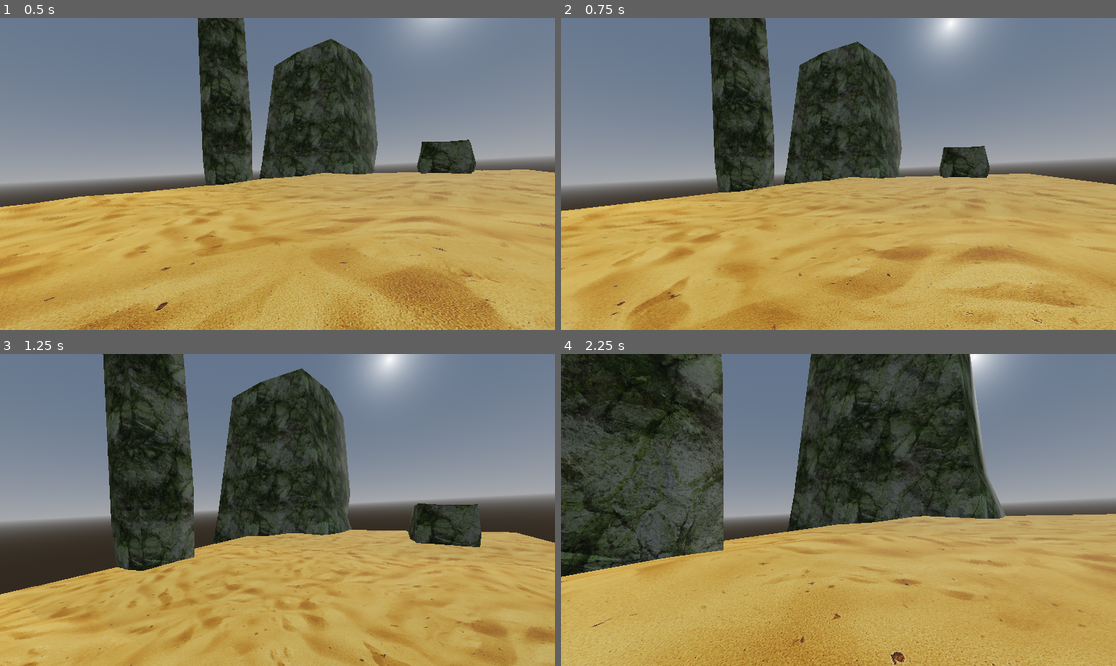
Above: before the commit, frames 1-4 (two rows, left to right).
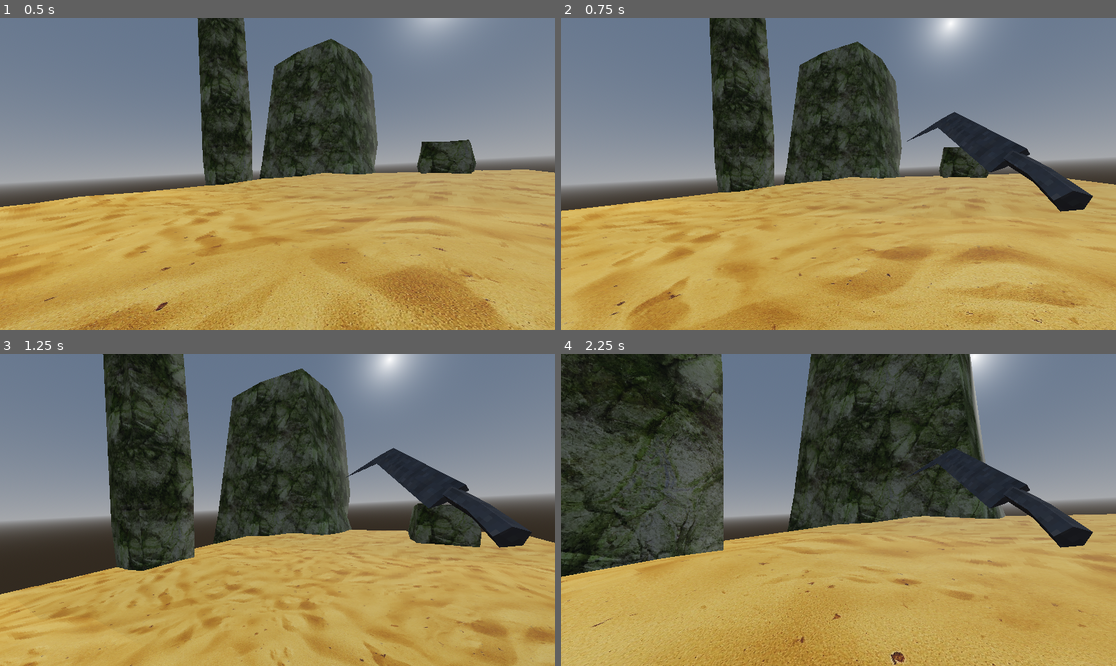
Above: after the commit, the same moments.

Repository: ant1234/retro_fps
Game: Godot game, scene res://world.tscn
Same seed, same stepped clock (60 frames per second), same inputs: the game is played once before the commit and once after it.
Inputs (mouse positions are in pixels of both pictures, inside the frame that each line leads up to):
- Up to frame 1 (0.5 s): no input
- Up to frame 2 (0.75 s): tap Enter at 0.5 s; move the mouse to (866, 174) at 0.52 s; press the mouse at (866, 174) at 0.53 s; hold Up (move_forwards) from 0.53 s (still down)
- Up to frame 3 (1.25 s): keep holding Up (move_forwards); tap Space (jump) at 0.77 s
- Up to frame 4 (2.25 s): keep holding Up (move_forwards); move the mouse to (810, 510) at 1.27 s; release the mouse at (810, 510) at 1.28 s; click (810, 510) at 1.35 s; tap Space (jump) at 1.52 s; move the mouse to (849, 503) at 2.02 s; press the mouse at (849, 503) at 2.03 s; tap 1 at 2.1 s

Frame 1 is identical in both runs. In frame 2, 2.5% of the frame differs, in the area x 62-96%, y 30-63%; in frame 3, 2.3%; in frame 4, 2.1%.

Commit message:
Add Machete functionality

Diff:
--- a/characters/health_manager.gd
+++ b/characters/health_manager.gd
@@ -3,7 +3,7 @@
 @export var max_health = 100
 @onready var cur_health = max_health
 @export var gib_at = -10
-@export var verbose = false
+@export var verbose = true
 
 signal died
 signal healed
--- a/characters/player/player.tscn
+++ b/characters/player/player.tscn
@@ -8,6 +8,7 @@
 [ext_resource type="PackedScene" uid="uid://c6y0mhfr6tpnx" path="res://weapons/assets/machete.glb" id="3_oscan"]
 [ext_resource type="Script" path="res://weapons/weapon.gd" id="4_l073q"]
 [ext_resource type="PackedScene" uid="uid://bgf4yjohrhy74" path="res://weapons/assets/rocketlauncher.glb" id="5_nb7ky"]
+[ext_resource type="PackedScene" uid="uid://dgy5rrfrs1dw1" path="res://weapons/bullet_emitters/area_damage_emitter.tscn" id="6_heaad"]
 [ext_resource type="PackedScene" uid="uid://pbfjlmyncwxu" path="res://weapons/assets/shotgun.glb" id="6_sssri"]
 [ext_resource type="PackedScene" uid="uid://c172vfhrxprec" path="res://effects/muzzle_flash/muzzle_flash.tscn" id="6_tlpcn"]
 [ext_resource type="PackedScene" uid="uid://cdk2csx214cgn" path="res://effects/muzzle_flash/assets/muzzleflash1.glb" id="7_m60va"]
@@ -76,6 +77,20 @@
 "update": 0,
 "values": [Quaternion(-0.041663, -0.0142023, 0.0266661, 0.998675), Quaternion(-0.0629342, 0.0733905, -0.240155, 0.965908), Quaternion(-0.274385, 0.160286, -0.292222, 0.902013), Quaternion(-0.452227, 0.30755, -0.262996, 0.794819)]
 }
+tracks/2/type = "method"
+tracks/2/imported = false
+tracks/2/enabled = true
+tracks/2/path = NodePath("..")
+tracks/2/interp = 1
+tracks/2/loop_wrap = true
+tracks/2/keys = {
+"times": PackedFloat32Array(0.15),
+"transitions": PackedFloat32Array(1),
+"values": [{
+"args": [],
+"method": &"actually_attack"
+}]
+}
 
 [sub_resource type="AnimationLibrary" id="AnimationLibrary_gvcyt"]
 _data = {
@@ -245,7 +260,11 @@
 
 [node name="Machete" type="Node3D" parent="Camera3D/WeaponManager/Weapons"]
 transform = Transform3D(0.5, 0, 0, 0, 0.5, 0, 0, 0, 0.5, 0.820332, 1.89805, 0.618443)
-visible = false
+script = ExtResource("4_l073q")
+damage = 15
+ammo = -1
+attack_rate = 0.1
+animation_controller_attack = true
 
 [node name="Graphics" type="Node3D" parent="Camera3D/WeaponManager/Weapons/Machete"]
 transform = Transform3D(0.998175, -0.0520782, -0.030589, 0.054445, 0.995108, 0.0824582, 0.026145, -0.0839732, 0.996126, 0.0544804, 0.307876, 0.605866)
@@ -257,6 +276,17 @@
 libraries = {
 "": SubResource("AnimationLibrary_gvcyt")
 }
+
+[node name="BulletEmitter" parent="Camera3D/WeaponManager/Weapons/Machete" instance=ExtResource("7_v708d")]
+
+[node name="AreaDamageEmitter" parent="Camera3D/WeaponManager/Weapons/Machete/BulletEmitter" instance=ExtResource("6_heaad")]
+offset_by_radius = true
+
+[node name="HitScanBulletEmitter" parent="Camera3D/WeaponManager/Weapons/Machete/BulletEmitter" instance=ExtResource("8_xoe56")]
+only_hit_environment = true
+
+[node name="RayCast3D" parent="Camera3D/WeaponManager/Weapons/Machete/BulletEmitter/HitScanBulletEmitter" index="0"]
+target_position = Vector3(0, 0, -2)
 
 [node name="MachineGun" type="Node3D" parent="Camera3D/WeaponManager/Weapons"]
 transform = Transform3D(0.75, 0, 0, 0, 0.75, 0, 0, 0, 0.75, 0.8275, 1.94151, 0.0598526)
@@ -299,6 +329,7 @@
 
 [node name="ShotGun" type="Node3D" parent="Camera3D/WeaponManager/Weapons"]
 transform = Transform3D(0.8, 0, 0, 0, 0.8, 0, 0, 0, 0.8, 0.830633, 2.00185, 0.340708)
+visible = false
 script = ExtResource("4_l073q")
 attack_rate = 0.8
 
@@ -333,3 +364,5 @@
 
 [node name="HealthManager" parent="." instance=ExtResource("3_if7g2")]
 max_health = 98
+
+[editable path="Camera3D/WeaponManager/Weapons/Machete/BulletEmitter/HitScanBulletEmitter"]
--- a/characters/player/weapon_manager.gd
+++ b/characters/player/weapon_manager.gd
@@ -6,6 +6,9 @@
 var cur_weapon = null
 
 func _ready() -> void:
+	for weapon in weapons:
+		if weapon.has_method("set_bodies_to_exclude"):
+			weapon.set_bodies_to_exclude([get_parent().get_parent()])
 	disable_all_weapon()
 	for _i in range(weapons.size()):
 		weapons_unlocked.append(true)
--- /dev/null
+++ b/weapons/bullet_emitters/area_damage_emitter.gd
@@ -0,0 +1,39 @@
+extends BulletEmitter
+
+@onready var los_raycast: RayCast3D = $LOSRaycast
+@export var attack_radius := 1.0
+
+@export var offset_by_radius = false
+
+func fire():
+
+	var query_params := PhysicsShapeQueryParameters3D.new()
+	query_params.shape = SphereShape3D.new()
+	query_params.shape.radius = attack_radius
+	query_params.collision_mask = 2
+
+	var tr = global_transform
+	if offset_by_radius:
+		tr.origin = to_global(Vector3.FORWARD * attack_radius)
+	query_params.transform = tr
+	query_params.exclude = bodies_to_exclude
+
+	var intersect_results : Array[Dictionary] = get_world_3d().direct_space_state.intersect_shape(query_params)
+	for intersect_data in intersect_results:
+		var collider : Node3D = intersect_data.collider
+		if collider.has_method("hurt") and has_los(collider):
+			var damage_data = DamageData.new()
+			damage_data.amount = damage
+			damage_data.hit_pos = collider.global_position + Vector3.UP
+			collider.hurt(damage_data)
+		super()
+
+func has_los(collider: Node3D) -> bool:
+	los_raycast.enabled = true
+	los_raycast.target_position = los_raycast.to_local(collider.global_position + Vector3.UP)
+	los_raycast.force_raycast_update()
+
+	var in_los = !los_raycast.is_colliding()
+	los_raycast.enabled = false
+
+	return in_los
--- /dev/null
+++ b/weapons/bullet_emitters/area_damage_emitter.tscn
@@ -0,0 +1,10 @@
+[gd_scene load_steps=2 format=3 uid="uid://dgy5rrfrs1dw1"]
+
+[ext_resource type="Script" path="res://weapons/bullet_emitters/area_damage_emitter.gd" id="1_vsrul"]
+
+[node name="AreaDamageEmitter" type="Node3D"]
+transform = Transform3D(0.999996, -0.00236478, 0.00147421, 0.00236668, 0.999996, -0.00129067, -0.00147116, 0.00129414, 0.999998, 0, 0, 0)
+script = ExtResource("1_vsrul")
+
+[node name="LOSRaycast" type="RayCast3D" parent="."]
+enabled = false
--- a/weapons/bullet_emitters/hit_scan_bullet_emitter.gd
+++ b/weapons/bullet_emitters/hit_scan_bullet_emitter.gd
@@ -1,4 +1,6 @@
 extends BulletEmitter
+
+@export var only_hit_environment = false
 
 @onready var ray_cast_3d: RayCast3D = $RayCast3D
 var hit_effect = preload("res://effects/bullet_hit_effect.tscn")
@@ -13,7 +15,10 @@
 	ray_cast_3d.force_raycast_update()
 
 	if ray_cast_3d.is_colliding():
-		if ray_cast_3d.get_collider().has_method("hurt"):
+		var can_hurt = ray_cast_3d.get_collider().has_method("hurt")
+		if can_hurt and only_hit_environment:
+			pass
+		elif can_hurt:
 			var damage_data = DamageData.new()
 			damage_data.amount = damage
 			damage_data.hit_pos = ray_cast_3d.get_collision_point()
--- a/weapons/weapon.gd
+++ b/weapons/weapon.gd
@@ -14,6 +14,8 @@
 @export var attack_rate = 0.2
 var last_attack_time = -9999.9
 
+@export var animation_controller_attack = false
+
 signal fired
 signal out_of_ammo
 
@@ -21,7 +23,7 @@
 	bullet_emitter.set_damage(damage)
 
 func set_bodies_to_exclude(bodies: Array):
-	bullet_emitter.set_bodies_to_exlude(bodies)
+	bullet_emitter.set_bodies_to_exclude(bodies)
 
 func attack(input_just_pressed: bool, input_held: bool):
 	if !automatic and !input_just_pressed:
@@ -42,14 +44,19 @@
 	if ammo > 0:
 		ammo -= 1
 
-	bullet_emitter.global_transform = fire_point.global_transform
-	bullet_emitter.fire()
+	if !animation_controller_attack:
+		actually_attack()
+
 	last_attack_time = cur_time
 	animation_player.stop()
 	animation_player.play("attack")
 	if has_node("Graphics/MuzzleFlash"):
 		$Graphics/MuzzleFlash.flash()
 
+func actually_attack():
+	bullet_emitter.global_transform = fire_point.global_transform
+	bullet_emitter.fire()
+
 func set_active(a: bool):
 	visible = a
 	if !a:
--- a/world.tscn
+++ b/world.tscn
@@ -1,10 +1,11 @@
-[gd_scene load_steps=9 format=3 uid="uid://cr774sksons2f"]
+[gd_scene load_steps=12 format=3 uid="uid://cr774sksons2f"]
 
 [ext_resource type="PackedScene" uid="uid://dovc0methr37k" path="res://environment/rock_boulder.tscn" id="1_icxn4"]
 [ext_resource type="PackedScene" uid="uid://dmr124nsouefn" path="res://characters/player/player.tscn" id="1_udsn1"]
 [ext_resource type="PackedScene" uid="uid://btrct7bmnno5j" path="res://environment/rock_cliff.tscn" id="2_jw0dc"]
 [ext_resource type="PackedScene" uid="uid://vn1bwbqig364" path="res://environment/rock_pillar.tscn" id="3_2ngro"]
 [ext_resource type="PackedScene" uid="uid://d2x8tg0dnc24d" path="res://environment/sand.tscn" id="4_6vxsd"]
+[ext_resource type="Script" path="res://characters/health_manager.gd" id="6_720uw"]
 
 [sub_resource type="ProceduralSkyMaterial" id="ProceduralSkyMaterial_l5qe5"]
 
@@ -15,10 +16,12 @@
 background_mode = 2
 sky = SubResource("Sky_p8rse")
 
+[sub_resource type="SphereShape3D" id="SphereShape3D_b10t3"]
+radius = 2.369
+
+[sub_resource type="SphereMesh" id="SphereMesh_qag7j"]
+
 [node name="World" type="Node3D"]
-
-[node name="Player" parent="." instance=ExtResource("1_udsn1")]
-transform = Transform3D(-0.769316, -0.023569, -0.638434, -0.0507095, 0.99842, 0.0242461, 0.636853, 0.051028, -0.769296, -0.0921167, 0.407353, -44.0221)
 
 [node name="Enviroment" type="Node3D" parent="."]
 
@@ -54,3 +57,21 @@
 
 [node name="DirectionalLight3D" type="DirectionalLight3D" parent="WorldEnvironment"]
 transform = Transform3D(1, 0, 0, 0, 0.859906, 0.510453, 0, -0.510453, 0.859906, 0, 42.5007, 0)
+
+[node name="Player" parent="." instance=ExtResource("1_udsn1")]
+transform = Transform3D(-0.769316, -0.023569, -0.638434, -0.0507095, 0.99842, 0.0242461, 0.636853, 0.051028, -0.769296, -0.0921167, 0.407353, -44.0221)
+
+[node name="TestTarget" type="StaticBody3D" parent="."]
+transform = Transform3D(1, 0, 0, 0, 1, 0, 0, 0, 1, 4.84442, 5.21036, -46.6381)
+visible = false
+collision_layer = 2
+collision_mask = 0
+script = ExtResource("6_720uw")
+
+[node name="CollisionShape3D" type="CollisionShape3D" parent="TestTarget"]
+transform = Transform3D(1, 0, 0, 0, 1, 0, 0, 0, 1, 0.158251, -0.925113, 2.74224)
+shape = SubResource("SphereShape3D_b10t3")
+
+[node name="MeshInstance3D" type="MeshInstance3D" parent="TestTarget"]
+transform = Transform3D(1, 0, 0, 0, 1, 0, 0, 0, 1, -202.331, -85.39, 139.26)
+mesh = SubResource("SphereMesh_qag7j")
Not shown: 1 places in characters/player/player.tscn that only renumber resources
